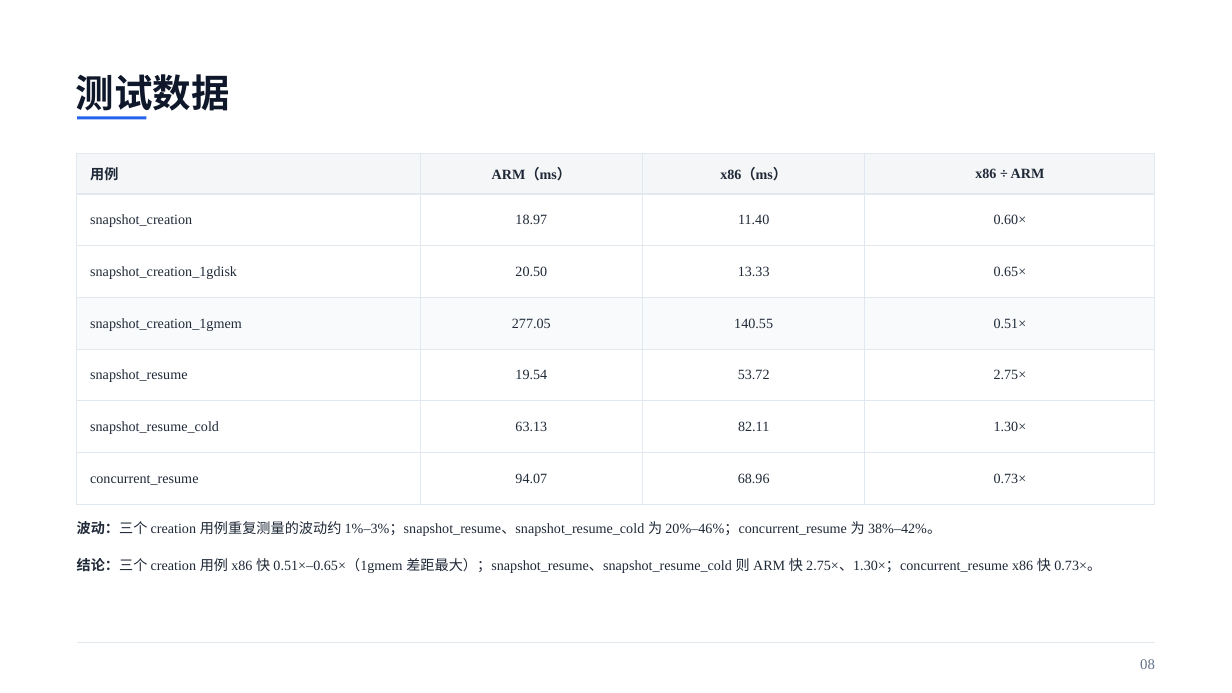
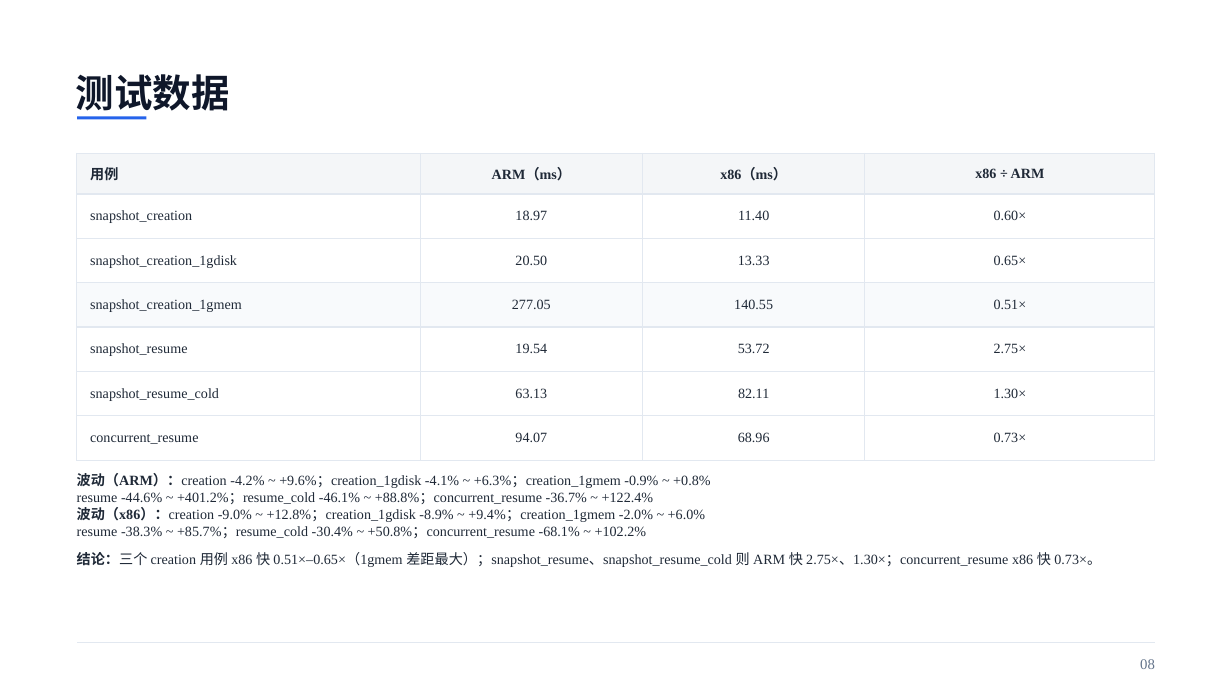
Before and after one commit to liushiqin-647/aenv, a slide deck: slide 8 of agentenv_20261102_polished.pptx. Drawn at 1232x693 pixels with LibreOffice and Linux fonts; fonts in the diff are those of the drawing. Boxes give left, top, right and bottom in pixels: in the first picture for what was removed or moved away, otherwise in the second. Text is boxed around its words. In the diff, an @@ line names an element or a change of style, - is before the commit and + after.

```diff
--- a/agentenv_20261102_polished.pptx
+++ b/agentenv_20261102_polished.pptx
@@ table: place and size @@
-table at (77,153,1156,505)
+table at (77,153,1156,460)
@@ text at (77,473,710,538): text changed @@
-波动：三个 creation 用例重复测量的波动约 1%–3%；snapshot_resume、snapshot_resume_cold 为 20%–46%；concurrent_resume 为 38%–42%。
+波动（ARM）：creation -4.2% ~ +9.6%；creation_1gdisk -4.1% ~ +6.3%；creation_1gmem -0.9% ~ +0.8%
+resume -44.6% ~ +401.2%；resume_cold -46.1% ~ +88.8%；concurrent_resume -36.7% ~ +122.4%
+波动（x86）：creation -9.0% ~ +12.8%；creation_1gdisk -8.9% ~ +9.4%；creation_1gmem -2.0% ~ +6.0%
+resume -38.3% ~ +85.7%；resume_cold -30.4% ~ +50.8%；concurrent_resume -68.1% ~ +102.2%
@@ text "结论：三个 creation 用例 x86 快 ...": place and size @@
-text "结论：三个 creation 用例 x86 快 ..." at (77,558,1101,573)
+text "结论：三个 creation 用例 x86 快 ..." at (77,552,1101,567)
```
Also in this commit, not shown: 4 other slides changed.
